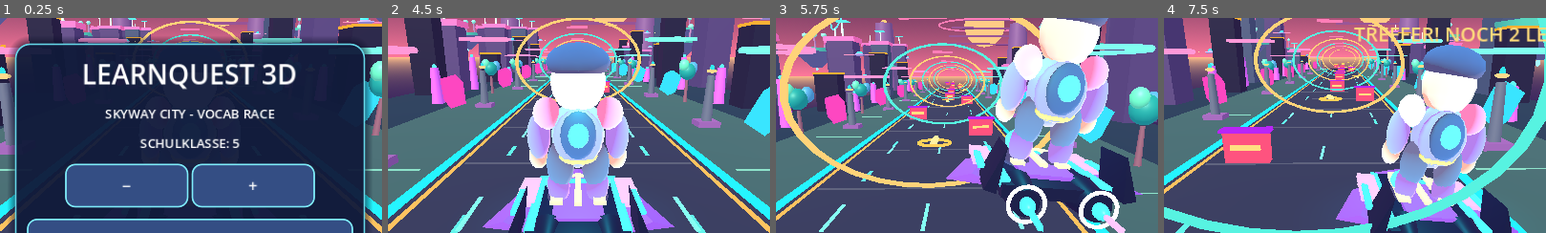
Above: before the commit, frames 1-4 (left to right).
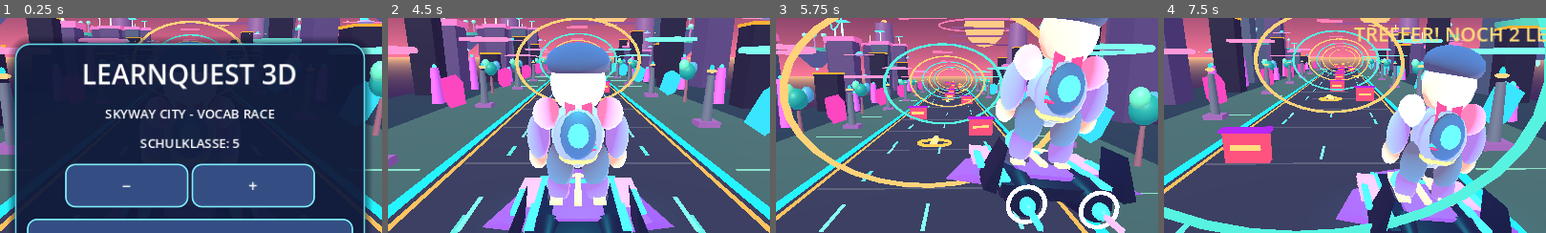
Above: after the commit, the same moments.

Repository: mtothek0703/learnquest-unity-web
Game: Godot game, scene res://main.tscn
Same seed, same stepped clock (60 frames per second), same inputs: the game is played once before the commit and once after it.
Inputs:
- Up to frame 1 (0.25 s): no input
- Up to frame 2 (4.5 s): click "RECHTS >" at 0.5 s; click "SPRINGEN" at 1.25 s; click "TURBO" at 2 s; click "−" at 2.75 s; click "+" at 3.5 s; click "RENNEN STARTEN" at 4.25 s
- Up to frame 3 (5.75 s): hold Right from 5.03 s (still down); tap Space at 5.27 s
- Up to frame 4 (7.5 s): release Right at 5.78 s; hold S 5.78-6.53 s; tap Space at 6.02 s; hold Right from 6.53 s (still down)
The pictures show only the part of the screen within x 25-75%, y 14-64%; the shares and areas given below are measured in that part.

The runs differ from the first frame. In frame 2, 0.2% of the frame differs, in the area x 46-55%, y 39-63%; in frame 3, 0.4%, in the area x 70-81%, y 15-42%; in frame 4, 0.3%.

Commit message:
feat(graphics): add independently animated twin scarf ribbons with neon trim to glTF rider

Diff:
--- a/godot/rider_character.gd
+++ b/godot/rider_character.gd
@@ -13,6 +13,7 @@
 var active_model: Node3D
 var active_animator: AnimationPlayer
 var pose_pivot: Node3D
+var scarf_tails: Array[Node3D] = []
 
 func _ready() -> void:
     _try_load_character_asset()
@@ -46,6 +47,11 @@
         active_model.position.y = lerpf(active_model.position.y, desired_y + pulse, minf(1.0, delta * 7.0))
         if is_instance_valid(pose_pivot):
             pose_pivot.rotation.y = sin(animation_clock * 2.0) * (0.03 if boosting else 0.015)
+        for i in range(scarf_tails.size()):
+            var tail := scarf_tails[i]
+            if is_instance_valid(tail):
+                tail.rotation.x = -0.35 + sin(animation_clock * (8.0 if boosting else 4.0) + float(i) * 1.3) * (0.18 if boosting else 0.09)
+                tail.rotation.z = sin(animation_clock * 3.0 + float(i)) * 0.1
         if active_animator != null:
             var wanted := "jump" if airborne else ("boost" if boosting else ("steer" if absf(lean) > 0.25 else "idle"))
             if active_animator.has_animation(wanted) and active_animator.current_animation != wanted:
@@ -64,10 +70,45 @@
     active_animator = _find_animator(model)
     # A visible breathing and balance motion works even for non-rigged glTF meshes.
     pose_pivot = model
+    _add_animated_costume(model)
     # Keep the original animated board and lights, hide only its old body.
     var old_body := legacy_rider.get_node_or_null("Animated racer rig")
     if old_body != null:
         old_body.visible = false
+
+func _add_animated_costume(model: Node3D) -> void:
+    scarf_tails.clear()
+    # Lightweight costume geometry belongs to the imported character, not the board.
+    # Separate pivots give visible cloth motion without a paid skeleton asset.
+    var cloth := StandardMaterial3D.new()
+    cloth.albedo_color = Color(0.98, 0.24, 0.53)
+    cloth.metallic = 0.15
+    cloth.roughness = 0.52
+    var trim := StandardMaterial3D.new()
+    trim.albedo_color = Color(0.15, 0.95, 1.0)
+    trim.emission_enabled = true
+    trim.emission = Color(0.06, 0.55, 0.7)
+    trim.emission_energy_multiplier = 1.8
+    for i in range(2):
+        var tail := Node3D.new()
+        tail.name = "AnimatedScarfTail%d" % i
+        tail.position = Vector3(-0.13 if i == 0 else 0.13, 2.1, 0.26)
+        model.add_child(tail)
+        var ribbon := MeshInstance3D.new()
+        var shape := BoxMesh.new()
+        shape.size = Vector3(0.16, 0.77, 0.045)
+        ribbon.mesh = shape
+        ribbon.material_override = cloth
+        ribbon.position = Vector3(0.0, -0.37, 0.0)
+        tail.add_child(ribbon)
+        var stripe := MeshInstance3D.new()
+        var accent := BoxMesh.new()
+        accent.size = Vector3(0.18, 0.055, 0.054)
+        stripe.mesh = accent
+        stripe.material_override = trim
+        stripe.position = Vector3(0.0, -0.69, 0.0)
+        tail.add_child(stripe)
+        scarf_tails.append(tail)
 
 func _find_animator(node: Node) -> AnimationPlayer:
     if node is AnimationPlayer:
@@ -84,6 +125,7 @@
     active_model = null
     active_animator = null
     pose_pivot = null
+    scarf_tails.clear()
     var old_body := legacy_rider.get_node_or_null("Animated racer rig")
     if old_body != null:
         old_body.visible = true
